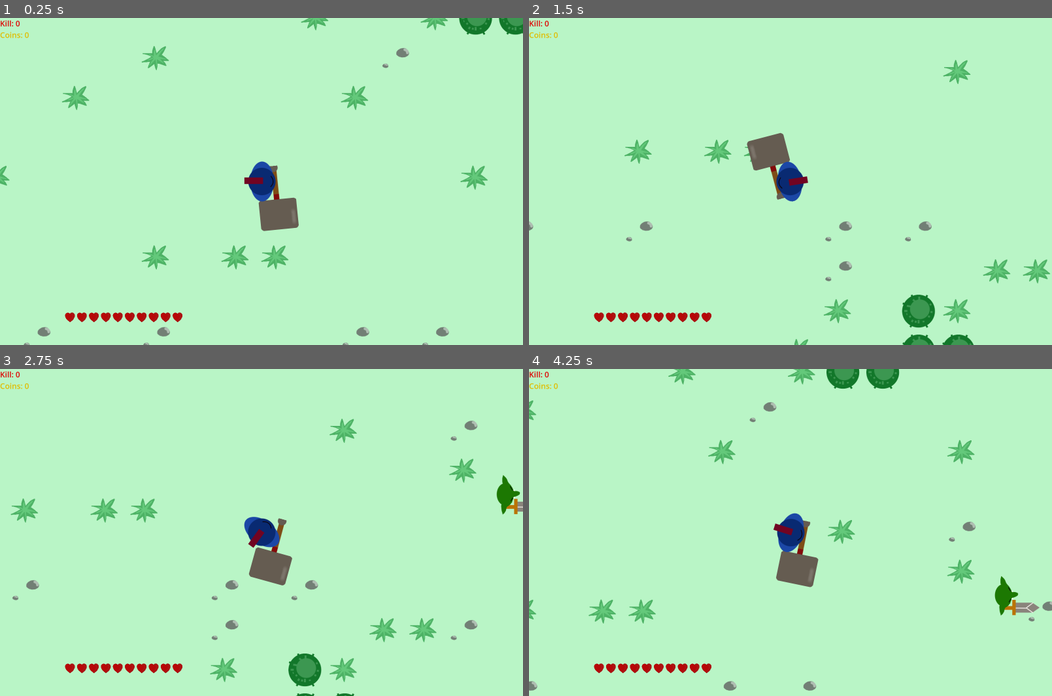
Above: before the commit, frames 1-4 (two rows, left to right).
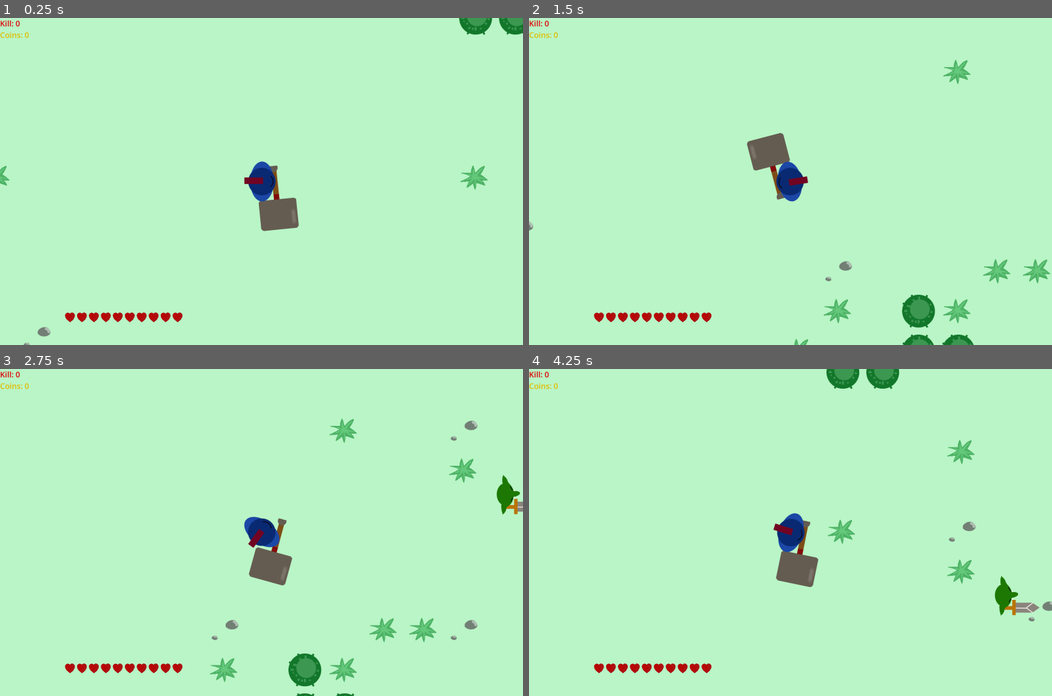
Above: after the commit, the same moments.

Repository: abcdnned/MonsterSlayer
Game: Godot game, scene res://scenes/world.tscn
Two runs of this game, one before a commit and one after it. Both use one fixed random seed, a clock stepped at 60 frames per second and the inputs below.
Inputs (mouse positions are in pixels of both pictures, inside the frame that each line leads up to):
- Up to frame 1 (0.25 s): no input
- Up to frame 2 (1.5 s): tap Enter at 0.5 s; move the mouse to (905, 165) at 0.52 s; hold D (right) 0.53-1.28 s; hold G (drop) 0.53-1.28 s; move the mouse to (685, 197) at 1.27 s; hold S (down) from 1.28 s (still down); tap Q (item) at 1.35 s
- Up to frame 3 (2.75 s): move the mouse to (313, 460) at 2.02 s; release S (down) at 2.03 s; press the mouse at (313, 460) at 2.03 s; hold D (right) from 2.03 s (still down)
- Up to frame 4 (4.25 s): move the mouse to (764, 597) at 2.77 s; release D (right) at 2.78 s; release the mouse at (764, 597) at 2.78 s; hold W (up) 2.78-3.53 s; right-click (764, 597) at 2.85 s; move the mouse to (947, 581) at 3.52 s; hold A (left) from 3.53 s (still down); hold Shift (sprint) from 3.53 s (still down)

The runs differ from the first frame. In frame 1, 1.5% of the frame differs, in the area x 11-86%, y 0-100%; in frame 2, 0.6%; in frame 3, 0.7%; in frame 4, 1.1%.

Commit message:
goblin flag

Diff:
--- /dev/null
+++ b/scenes/goblin_flag.tscn
@@ -0,0 +1,23 @@
+[gd_scene load_steps=4 format=3 uid="uid://i3osqxr20u04"]
+
+[ext_resource type="Script" path="res://scripts/goblin_flag.gd" id="1_heeua"]
+[ext_resource type="Texture2D" uid="uid://dsapnbdr3rqif" path="res://sprites/goblin_flag.png" id="1_tonyw"]
+
+[sub_resource type="CircleShape2D" id="CircleShape2D_77qw4"]
+radius = 64.0078
+
+[node name="GoblinFlag" type="CharacterBody2D"]
+collision_mask = 0
+script = ExtResource("1_heeua")
+
+[node name="CollisionShape2D" type="CollisionShape2D" parent="."]
+shape = SubResource("CircleShape2D_77qw4")
+
+[node name="Sprite2D" type="Sprite2D" parent="."]
+texture = ExtResource("1_tonyw")
+
+[node name="Timer" type="Timer" parent="."]
+wait_time = 3.0
+one_shot = true
+
+[connection signal="timeout" from="Timer" to="." method="_on_timer_timeout"]
--- /dev/null
+++ b/scripts/goblin_flag.gd
@@ -0,0 +1,16 @@
+extends CharacterBody2D
+
+const GOBLIN_WARRIOR_SPEAR = preload("res://scenes/goblin_warrior_spear.tscn")
+@onready var timer = $Timer
+@onready var collision_shape_2d = $CollisionShape2D
+
+func _take_damage(d, v, source_position, tick):
+	visible = false
+	collision_shape_2d.disabled = true
+	timer.start()
+	return [false, d]
+
+func _on_timer_timeout():
+	var mob = get_tree().current_scene.spawn(GOBLIN_WARRIOR_SPEAR, global_position, global_position)
+	mob.death.connect(get_tree().current_scene._on_mob_death)
+	queue_free()
--- a/scripts/starter_plain_spawner.gd
+++ b/scripts/starter_plain_spawner.gd
@@ -7,7 +7,7 @@
 var tree_count = 70
 var tree_min_size = 3
 var tree_max_size = 6
-var apple_rate: float = 0
+var apple_rate: float = 0.05
 
 const GOBLIN = preload("res://scenes/goblin.tscn")
 const I_HEAVY_SPEAR = preload("res://scenes/i_heavy_spear.tscn")
@@ -16,15 +16,24 @@
 const I_APPLE = preload("res://scenes/i_apple.tscn")
 const I_COIN_SMALL = preload("res://scenes/i_coin_small.tscn")
 const I_START_KEY = preload("res://scenes/i_start_key.tscn")
+const GOBLIN_FLAG = preload("res://scenes/goblin_flag.tscn")
 
 func _ready():
 	if not enable:
 		return
 	await owner.ready
-	apple_rate = float(apple_count) / ((float(tree_min_size) + float(tree_max_size)) / 2.0 * float(tree_count))
 	spawn_tree()
+	spawn_flag()
 	spawn_goblin()
 	spawn_goblin_with_key()
+	clean_up_game_spawner()
+
+func clean_up_game_spawner():
+	var origin = owner.tile_map.local_to_map(owner.tile_map.to_local(Vector2(0, 0)))
+	print(origin)
+	for i in range(-5, 5):
+		for j in range(-5, 5):
+			owner.tile_map.set_cell(0, Vector2(origin.x + i, origin.y + j), 0, Vector2i(0, 1), 0)
 
 func spawn_tree():
 	for i in range(tree_count):
@@ -77,3 +86,8 @@
 
 func tile_to_global(v):
 	return owner.tile_map.to_global(owner.tile_map.map_to_local(v))
+
+func spawn_flag():
+	var top_left = tile_to_global(owner.map.cord_to_tile[owner.map.level_cord["starter_plain"]["top_left"]]["top_left"])
+	var bottom_right = tile_to_global(owner.map.cord_to_tile[owner.map.level_cord["starter_plain"]["bottom_right"]]["bottom_right"])
+	owner.spawn(GOBLIN_FLAG, top_left, bottom_right)
--- a/scripts/world.gd
+++ b/scripts/world.gd
@@ -1,5 +1,4 @@
-# 5.2 target
-
+# 5.4 target
 
 # Backlogs
 # design monster tire
Binary file added: sprites/goblin_flag.png
Not shown, added: sprites/goblin_flag.png.import
